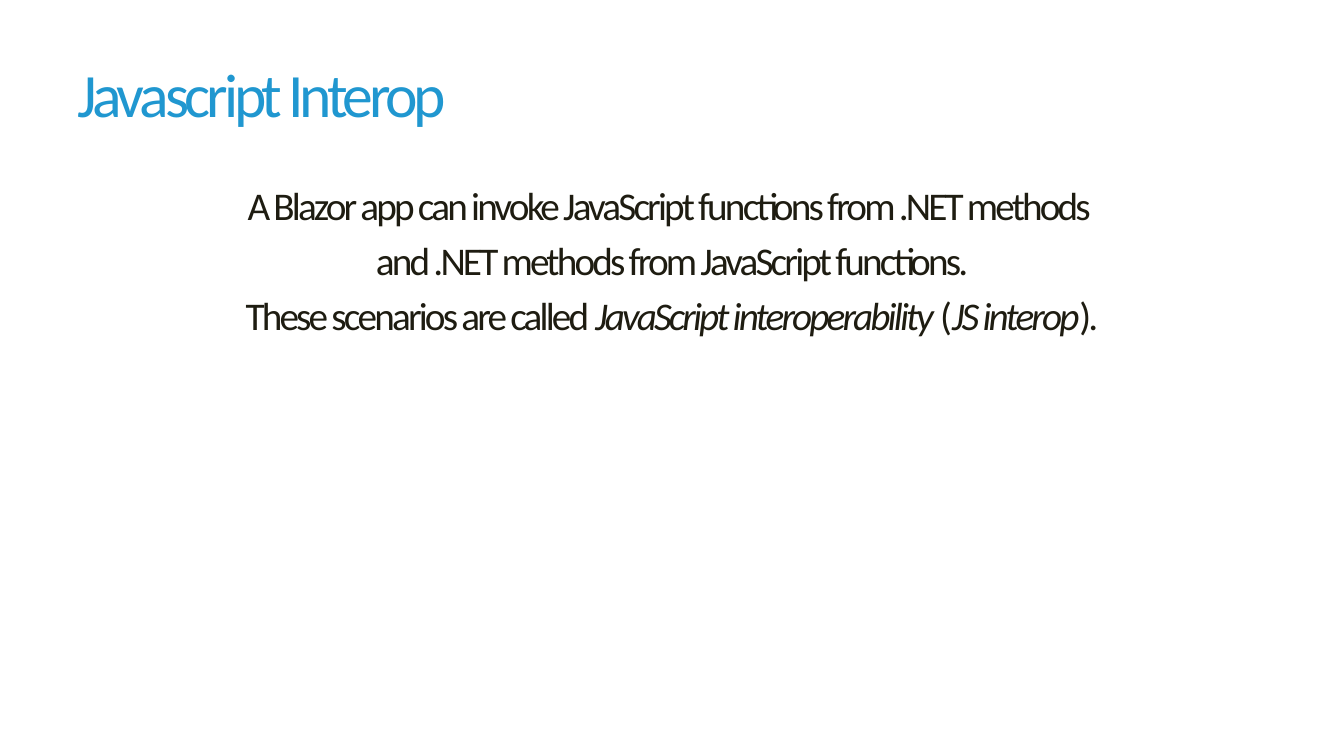
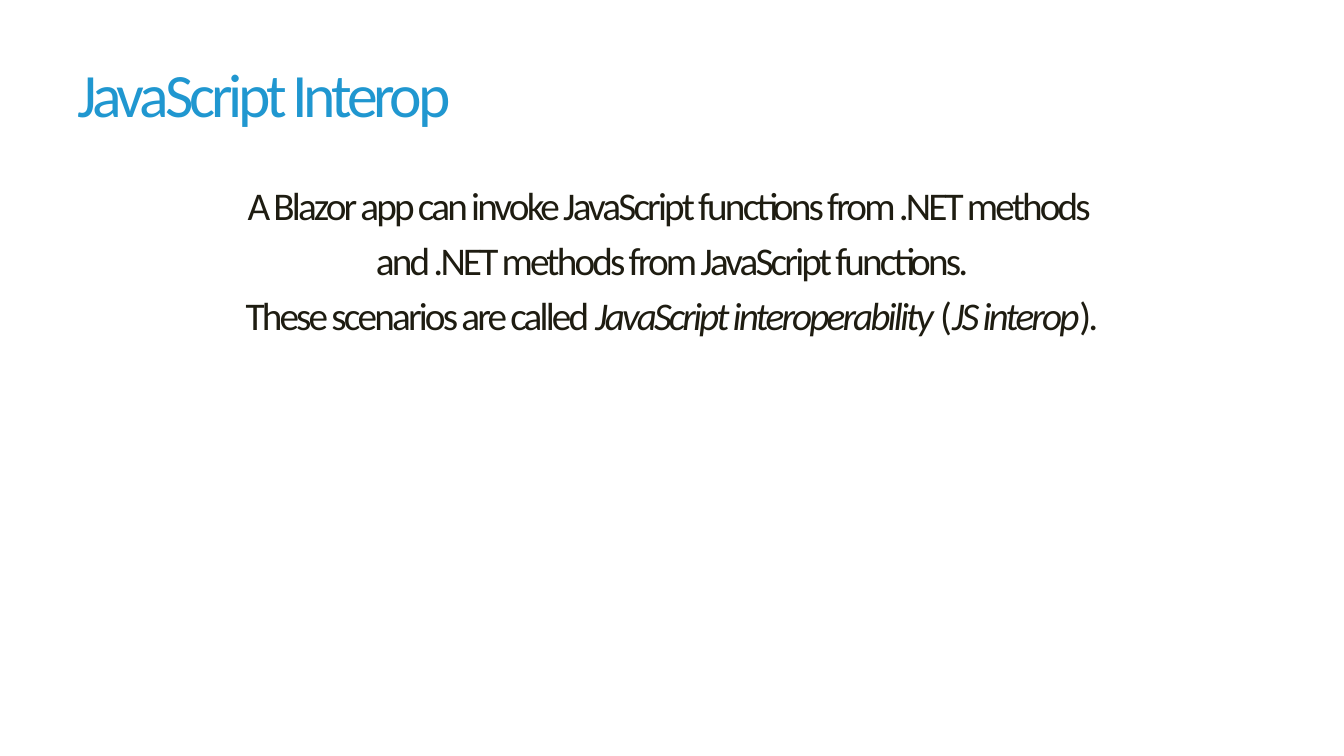
Before and after one commit to jirikanda/BlazorDemos, a slide deck: slide 2 of Presentation/05 - Blazor - Javascript Interop.pptx. Drawn at 1344x756 pixels with LibreOffice and Linux fonts; fonts in the diff are those of the drawing; background and template pictures are left out. Boxes give left, top, right and bottom in pixels: in the first picture for what was removed or moved away, otherwise in the second. Text is boxed around its words. In the diff, an @@ line names an element or a change of style, - is before the commit and + after.

Commit message:
JsInterop + demo

```diff
--- a/Presentation/05 - Blazor - Javascript Interop.pptx
+++ b/Presentation/05 - Blazor - Javascript Interop.pptx
@@ title at (77,74,450,127): text changed @@
-Javascript Interop
+JavaScript Interop
```
Also in this commit, not shown: 4 other slides changed, 2 slides added, 29 other files.
